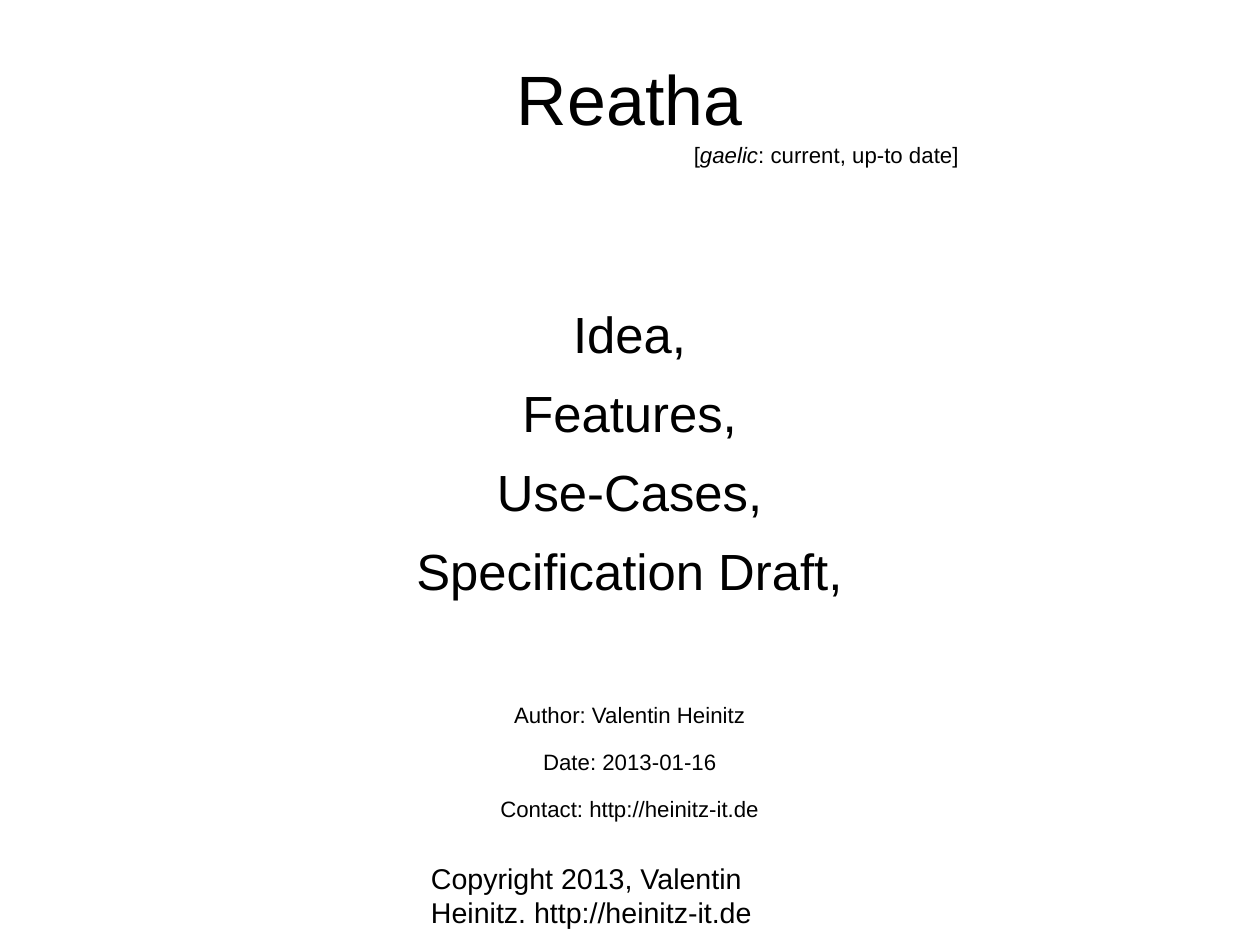
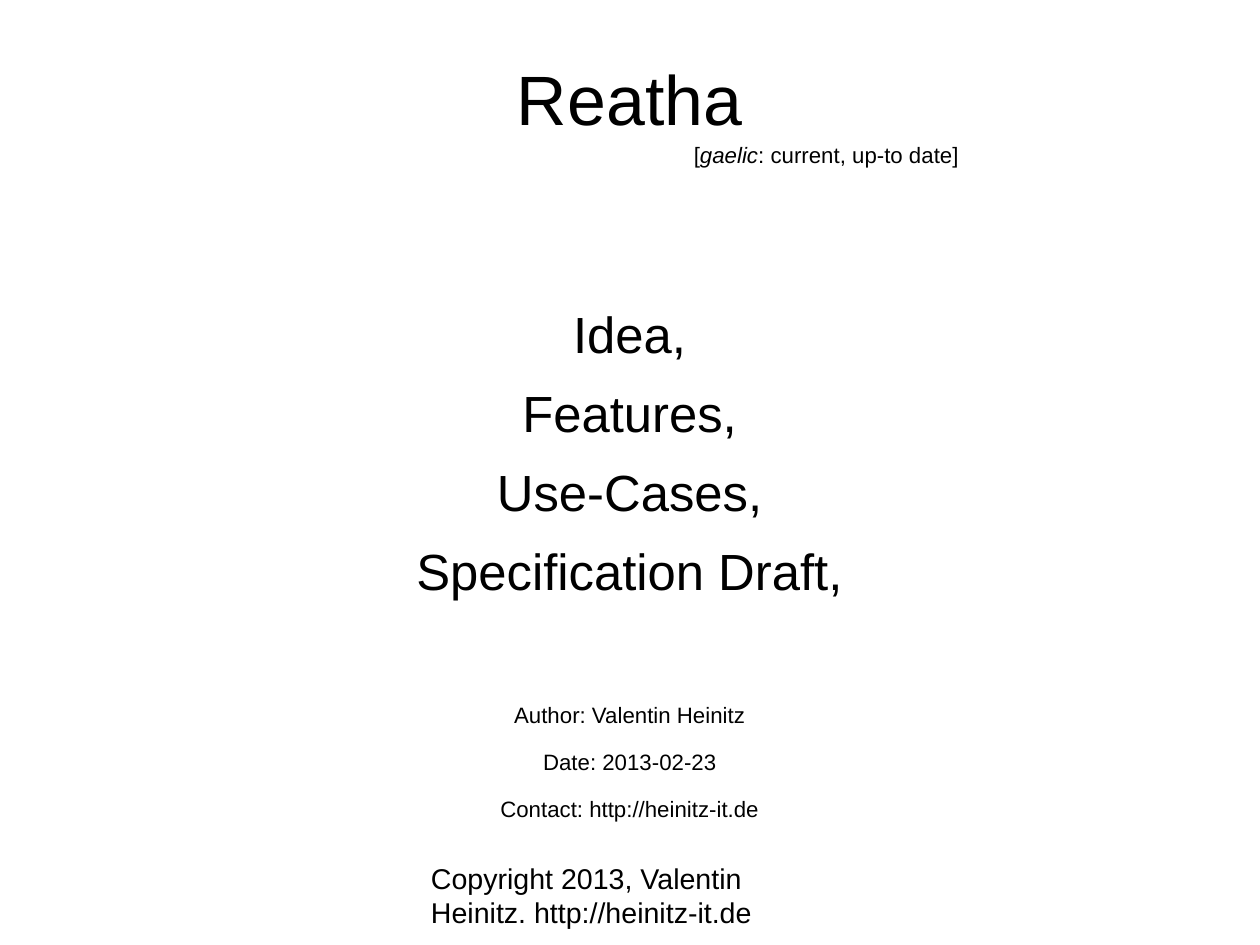
Before and after one commit to vheinitz/reatha, a slide deck: slide 1 of docu/TechPresentation.odp. Drawn at 1260x945 pixels with LibreOffice and Linux fonts; fonts in the diff are those of the drawing. Boxes give left, top, right and bottom in pixels: in the first picture for what was removed or moved away, otherwise in the second. Text is boxed around its words. In the diff, an @@ line names an element or a change of style, - is before the commit and + after.

```diff
--- a/docu/TechPresentation.odp
+++ b/docu/TechPresentation.odp
@@ text at bbox=[543, 754, 716, 771]: text changed @@
-Date: 2013-01-16
+Date: 2013-02-23
```
Also in this commit, not shown: 5 slides added.
